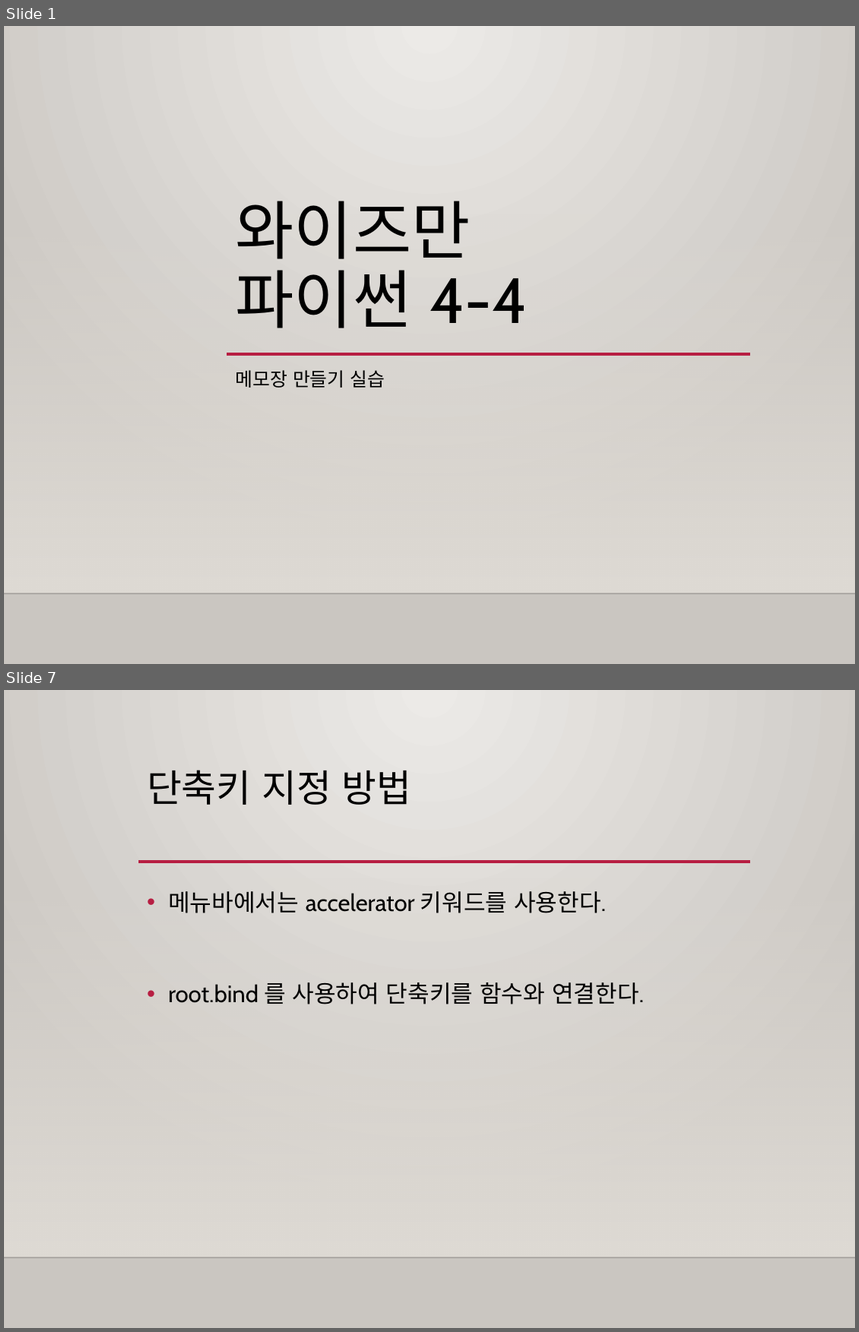
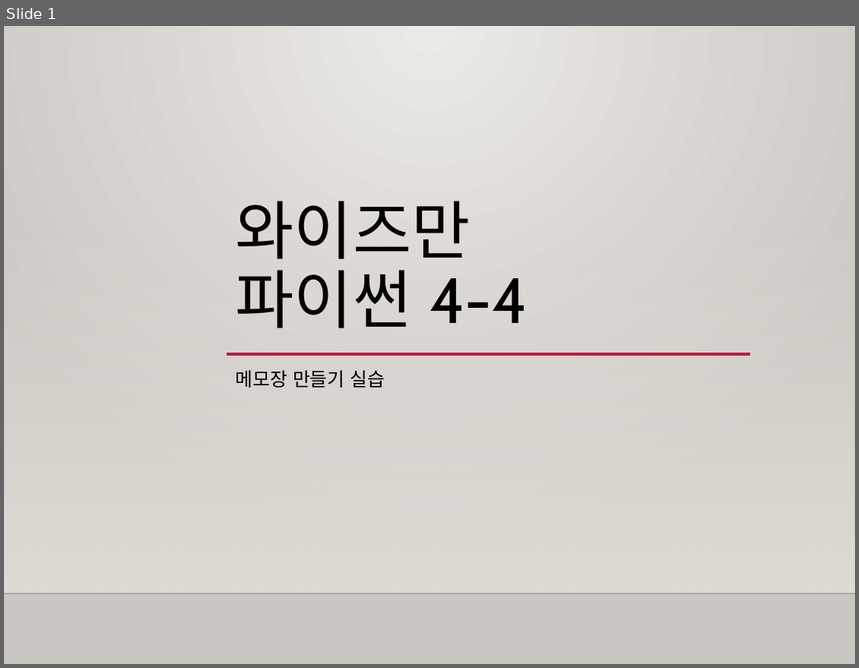
Before and after one commit to freshmea/weizman_python_class, a slide deck: textbook/파이썬4-4교시.pptx. Shown one above the other, each under a label of ours: slides 1 and 7 before the commit, slide 1 after it; the slides between them are not shown. The pictures are 859x1332 and 859x668 pixels, drawn with LibreOffice and Linux fonts; fonts in the diff are those of the drawing; background and template pictures are left out. Boxes give left, top, right and bottom in pixels: in the first picture for what was removed or moved away, otherwise in the second. Text is boxed around its words. In the diff, an @@ line names an element or a change of style, - is before the commit and + after.

```diff
--- a/textbook/파이썬4-4교시.pptx
+++ b/textbook/파이썬4-4교시.pptx
@@ slide 7 removed at [4,690,855,1328], background gradient #ECEAE7 to #CAC7C1; not listed: 2 template elements that a slide beside it also shows @@
@@ title removed at [147,770,412,805] @@
-단축키 지정 방법
@@ line removed from (139, 862) to (750, 862) @@
@@ text removed at [168,891,644,1005] @@
-• 메뉴바에서는 accelerator 키워드를 사용한다.
-• root.bind 를 사용하여 단축키를 함수와 연결한다.
```
Also in this commit, not shown: 2 slides changed, 3 slides added, 4 other slides removed, 7 other files.
